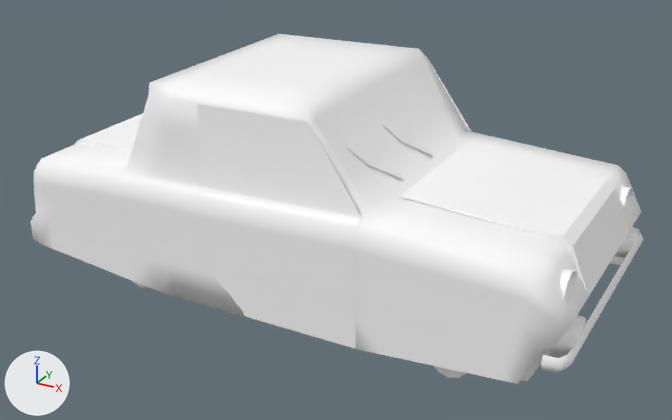
An edit to the FBX model Import/szd/sm_szd_body.fbx, drawn before and after from the same camera.
Rendered twice from a 50 mm lens placed at (2.26, -3.86, 2.54), pointed at (0.16, -0.04, 0.63). Every picture has the same lights, and +X, +Y and +Z are marked at lower left. Where no turn or scale is listed for an object, it has been applied to the vertices. Vertices at the same position are counted once.

The first picture shows 'car_body', 'hood_mesh', 'r_door', 'trunk_mesh'.
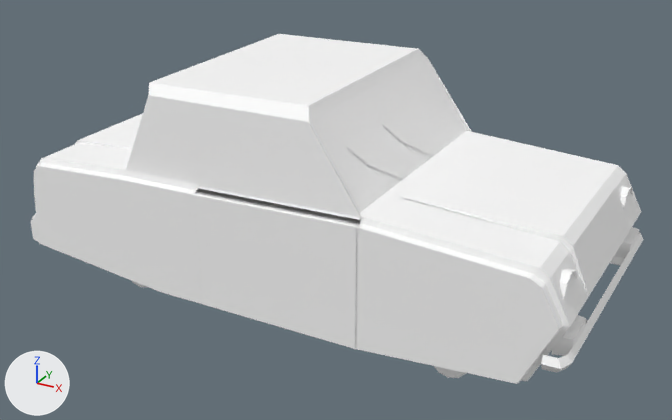
What changed in the scene script:
```text
Change me_cube_026:
    where me_cube_026.from_pydata(...)  # 1445 vertices, 1181 faces; spans x -1.37..1.57, y -0.72..0.71, z 0.16..1.35
    used by ob_car_body; location = (0.0, 0.0, 0.0)
    me_cube_026 part 1: its shading normals changed
Change me_cube_001:
    where me_cube_001.from_pydata(...)  # 89 vertices, 62 faces; spans x -0.845..0.02, y 0.014..0.072, z -0.35..0.655
    used by ob_r_door; location = (0.596, -0.699, 0.642)
    me_cube_001 part 2: edges marked sharp go from 0 to 12
Change ob_r_door:
    ob_r_door.location: (0.596, -0.699, 0.642) -> (0.596, -0.702, 0.642)
```

Pixel boxes [x1, y1, x2, y2] of what changed, in the pictures (672 x 420 px):
'r_door', shading changed, moved: before [192, 104, 361, 349]; after [191, 104, 361, 349]
